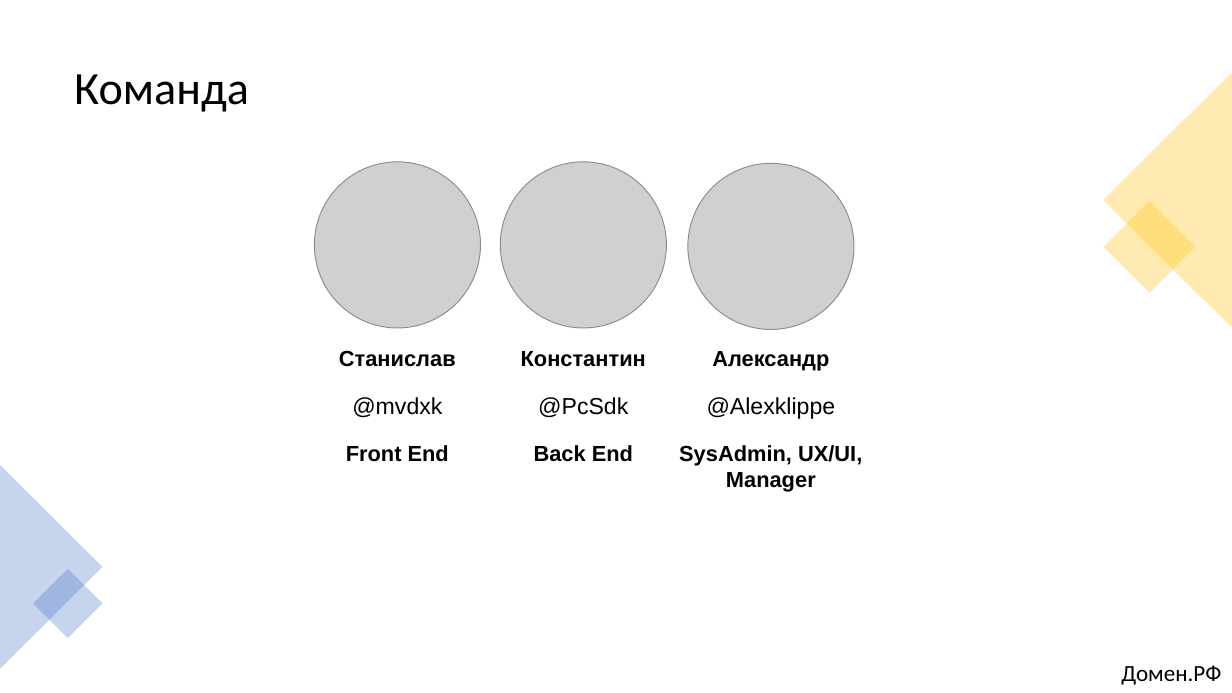
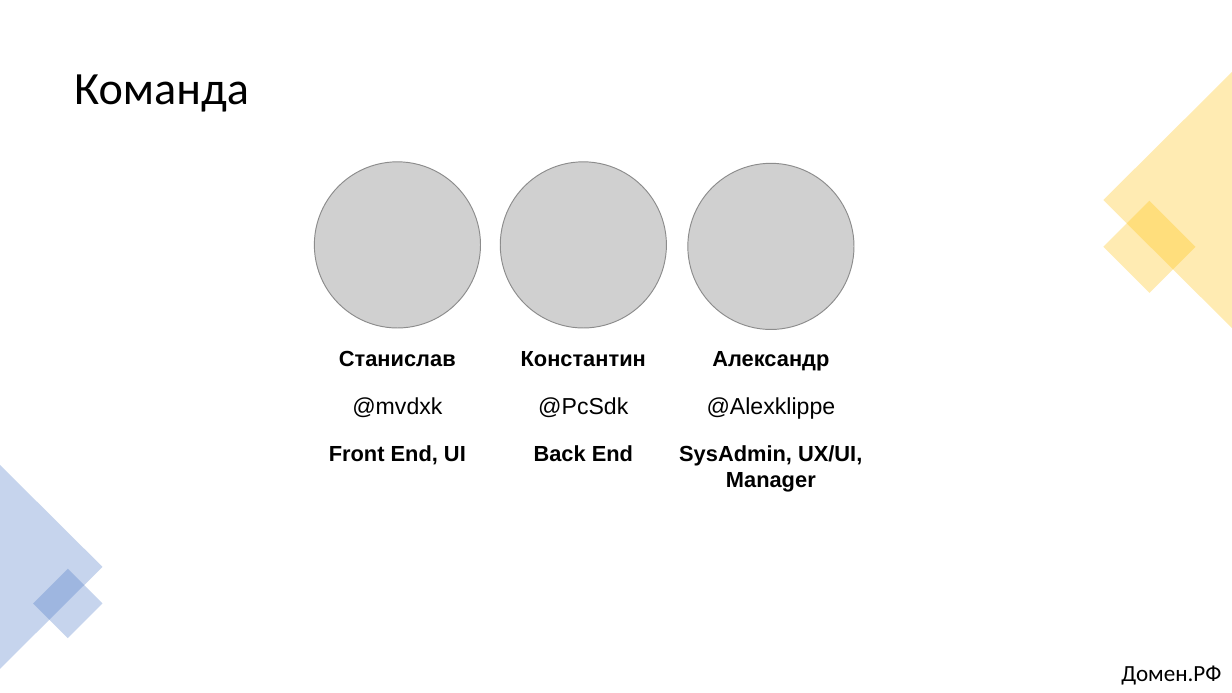
Before and after one commit to alexklippe/scryptedv2, a slide deck: slide 13 of Презентация_Команда Scrypted_кейс1.pptx. Drawn at 1232x693 pixels with LibreOffice and Linux fonts; fonts in the diff are those of the drawing; grey boxes stand for pictures. Boxes give left, top, right and bottom in pixels: in the first picture for what was removed or moved away, otherwise in the second. Text is boxed around its words. In the diff, an @@ line names an element or a change of style, - is before the commit and + after.

```diff
--- a/Презентация_Команда Scrypted_кейс1.pptx
+++ b/Презентация_Команда Scrypted_кейс1.pptx
@@ text at box(329, 445, 466, 465): text changed @@
-Front End
+Front End, UI
```
Also in this commit, not shown: 8 other slides changed, 6 other files.
